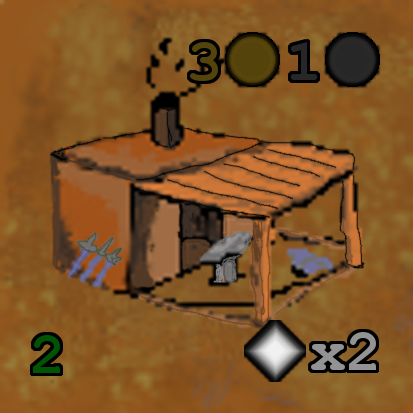
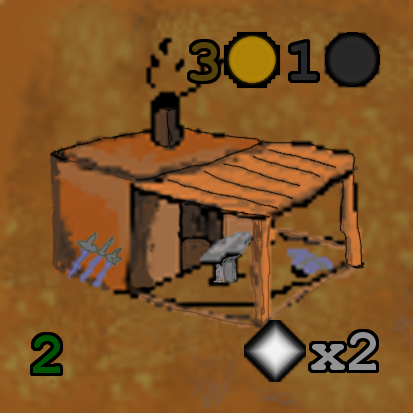
Layers edited between the first and the second (413, 413) image:
renamed "Icono Oro.png" to "Icono Oro.png #1", moved it above "Icono Piedra.png", painted on it over (x1=224, y1=32, x2=280, y2=88)
